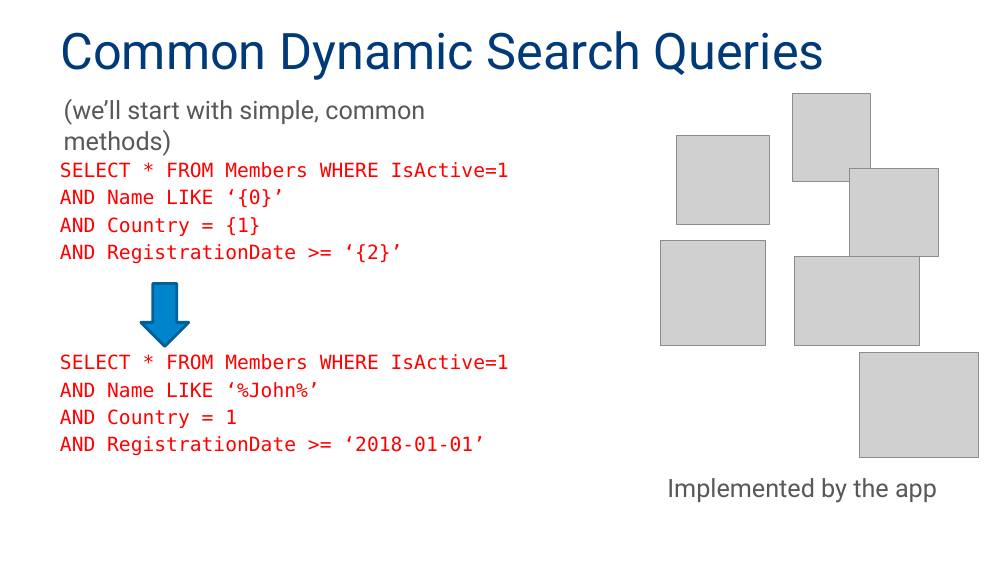
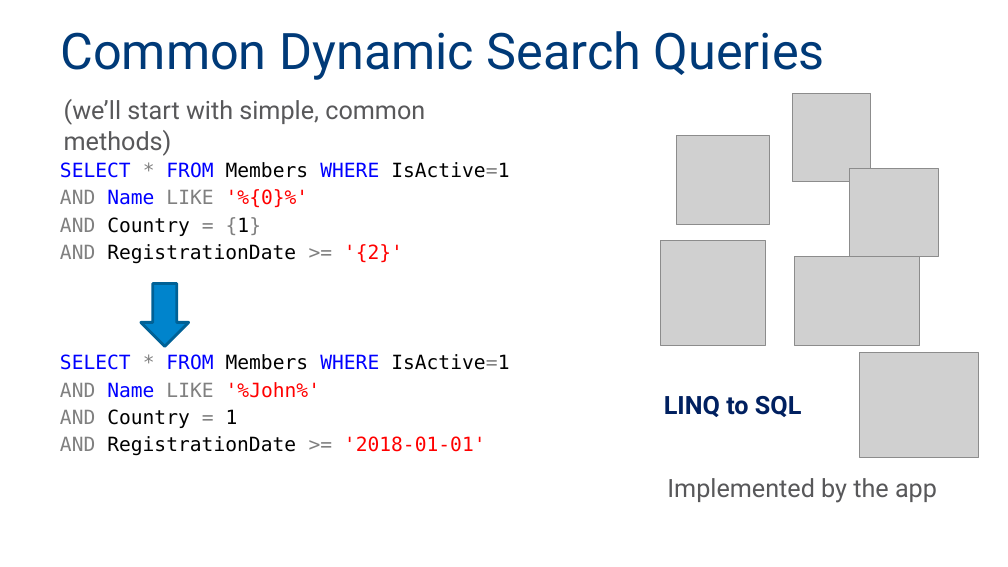
Before and after one commit to MadeiraData/DynamicFilters, a slide deck: slide 7 of DynamicFilters_Presentation_Eng.pptx (slide 8 before the commit). Drawn at 1008x567 pixels with LibreOffice and Linux fonts; fonts in the diff are those of the drawing; grey boxes stand for pictures; background and template pictures are left out. Boxes give left, top, right and bottom in pixels: in the first picture for what was removed or moved away, otherwise in the second. Text is boxed around its words. In the diff, an @@ line names an element or a change of style, - is before the commit and + after.

```diff
--- a/DynamicFilters_Presentation_Eng.pptx
+++ b/DynamicFilters_Presentation_Eng.pptx
@@ text at bbox=[60, 162, 509, 428]: text colour #FF0000 to #0000FF in "SELECT FROM WHERE", "SELECT FROM WHERE"; text colour #FF0000 to #808080 in "* IsActive=1", "AND = {1}", "* IsActive=1", "AND ="; text colour #FF0000 to #000000 in "Members IsActive=1", "Country {1}", "Members IsActive=1", "Country 1" @@
@@ text at bbox=[60, 189, 309, 208]: text changed; text colour #FF0000 to #808080 @@
-AND Name LIKE ‘{0}’
+AND Name LIKE '%{0}%'
@@ text at bbox=[60, 244, 403, 264]: text changed; text colour #FF0000 to #000000 @@
-AND RegistrationDate >= ‘{2}’
+AND RegistrationDate >= '{2}'
@@ text at bbox=[60, 382, 320, 398]: text changed @@
-AND Name LIKE ‘%John%’
+AND Name LIKE '%John%'
@@ text added at bbox=[664, 396, 802, 417], 18 pt, text #002060, bold @@
+LINQ to SQL
@@ text at bbox=[60, 436, 486, 456]: text changed; text colour #FF0000 to #000000 @@
-AND RegistrationDate >= ‘2018-01-01’
+AND RegistrationDate >= '2018-01-01'
```
Also in this commit, not shown: 7 other slides changed, 3 slides added, 2 slides removed.
